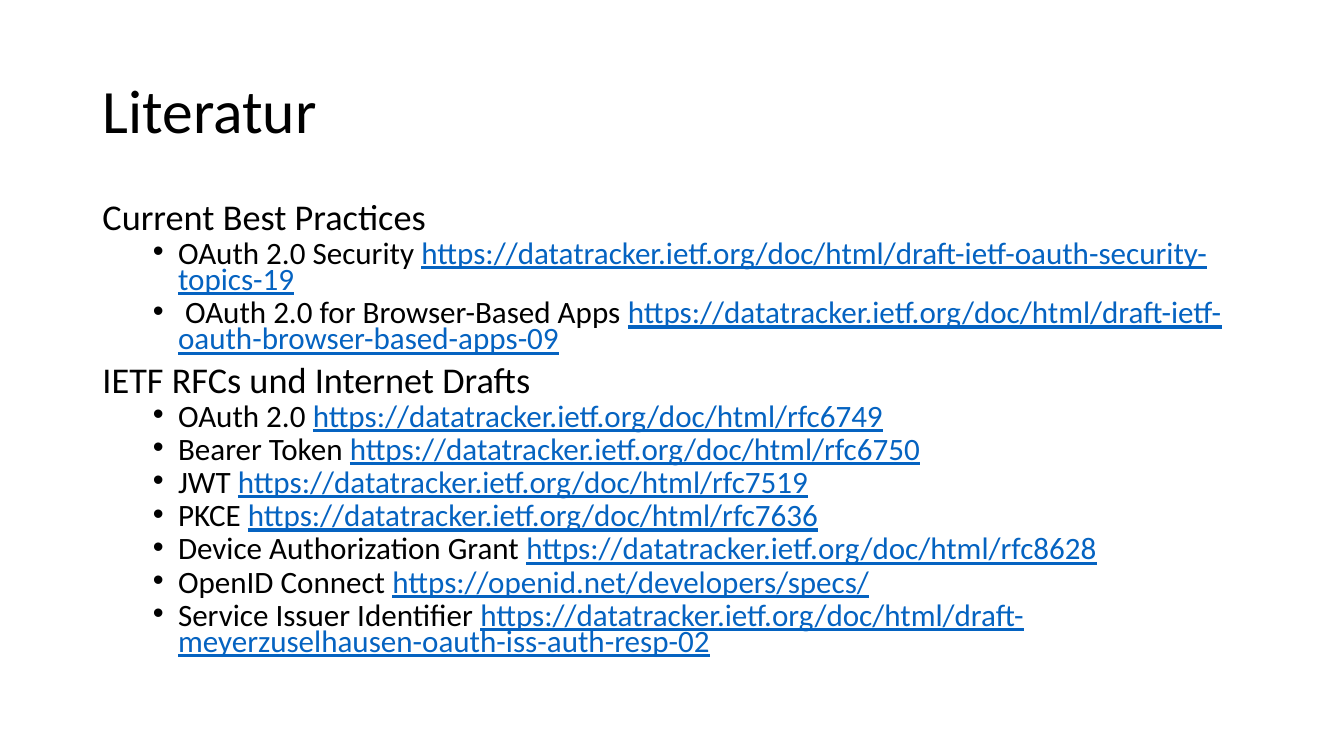
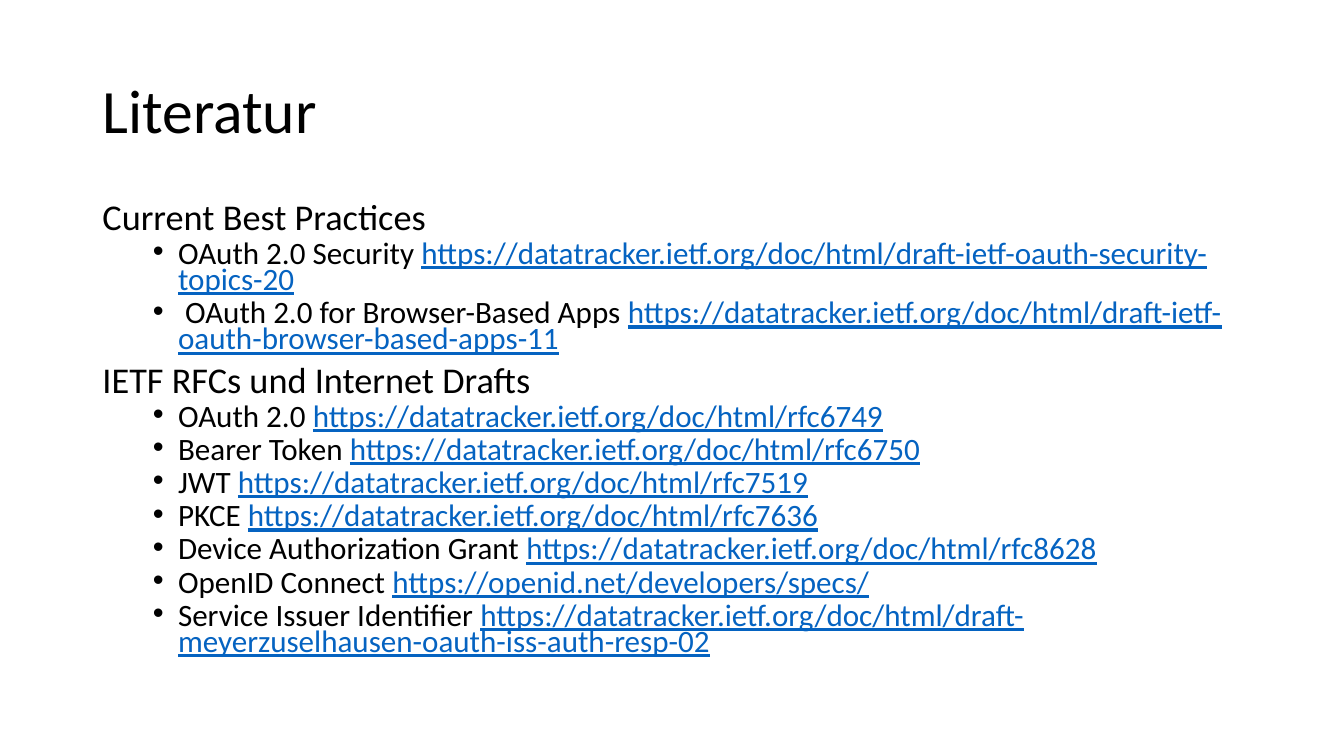
Before and after one commit to danielwagn3r/openid-workshop, a slide deck: slide 59 of OpenID Connect und OAuth.pptx (slide 58 before the commit). Drawn at 1344x756 pixels with LibreOffice and Linux fonts; fonts in the diff are those of the drawing. Boxes give left, top, right and bottom in pixels: in the first picture for what was removed or moved away, otherwise in the second. Text is boxed around its words. In the diff, an @@ line names an element or a change of style, - is before the commit and + after.

Commit message:
Updated slides

```diff
--- a/OpenID Connect und OAuth.pptx
+++ b/OpenID Connect und OAuth.pptx
@@ text at (178,242,1221,355): text changed @@
-  • OAuth 2.0 Security https://datatracker.ietf.org/doc/html/draft-ietf-oauth-security-topics-19
-  • OAuth 2.0 for Browser-Based Apps https://datatracker.ietf.org/doc/html/draft-ietf-oauth-browser-based-apps-09
+  • OAuth 2.0 Security https://datatracker.ietf.org/doc/html/draft-ietf-oauth-security-topics-20
+  • OAuth 2.0 for Browser-Based Apps https://datatracker.ietf.org/doc/html/draft-ietf-oauth-browser-based-apps-11
```
Also in this commit, not shown: 7 other slides changed, 1 slide added.
